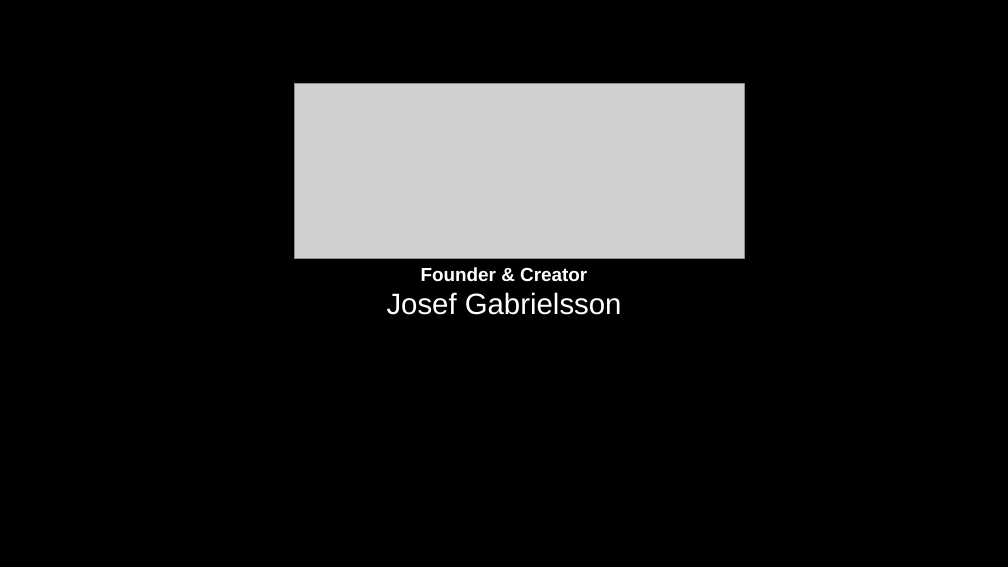
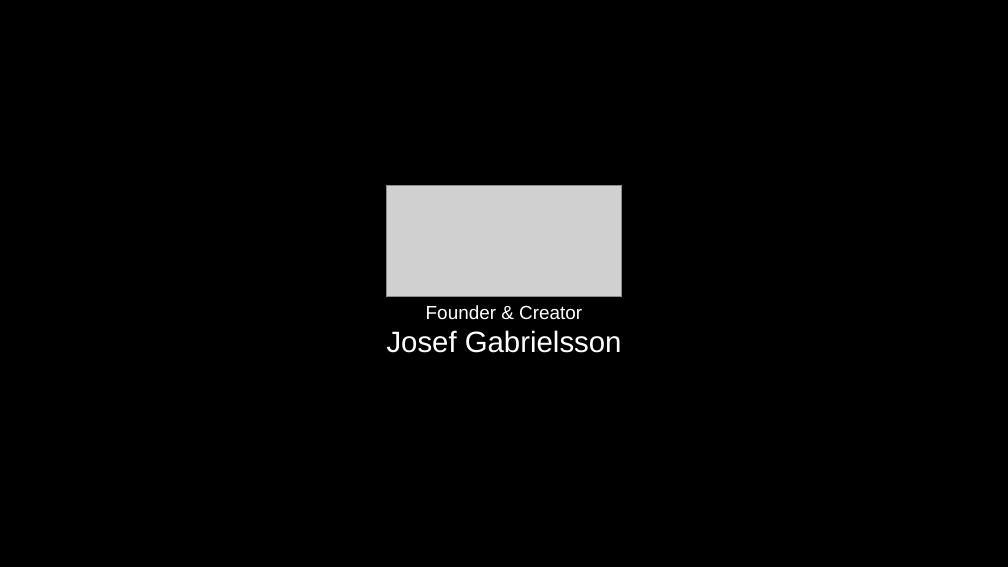
Before and after one commit to aleptra/front, a slide deck: slide 17 of _front.pptx (slide 25 before the commit). Drawn at 1008x567 pixels with LibreOffice and Linux fonts; fonts in the diff are those of the drawing; grey boxes stand for pictures. Boxes give left, top, right and bottom in pixels: in the first picture for what was removed or moved away, otherwise in the second. Text is boxed around its words. In the diff, an @@ line names an element or a change of style, - is before the commit and + after.

```diff
--- a/_front.pptx
+++ b/_front.pptx
@@ picture removed at (x1=294, y1=83, x2=744, y2=259) @@
@@ picture added at (x1=386, y1=185, x2=622, y2=296) @@
@@ text "Founder & Creator Josef Gabrielsson" moved from (x1=387, y1=267, x2=622, y2=315) to (x1=387, y1=305, x2=622, y2=353) @@
@@ text "Founder & Creator Josef Gabrielsson" at (x1=387, y1=305, x2=622, y2=353): bold off in "Founder & Creator" @@
```
Also in this commit, not shown: 15 other slides changed, 8 slides removed.
